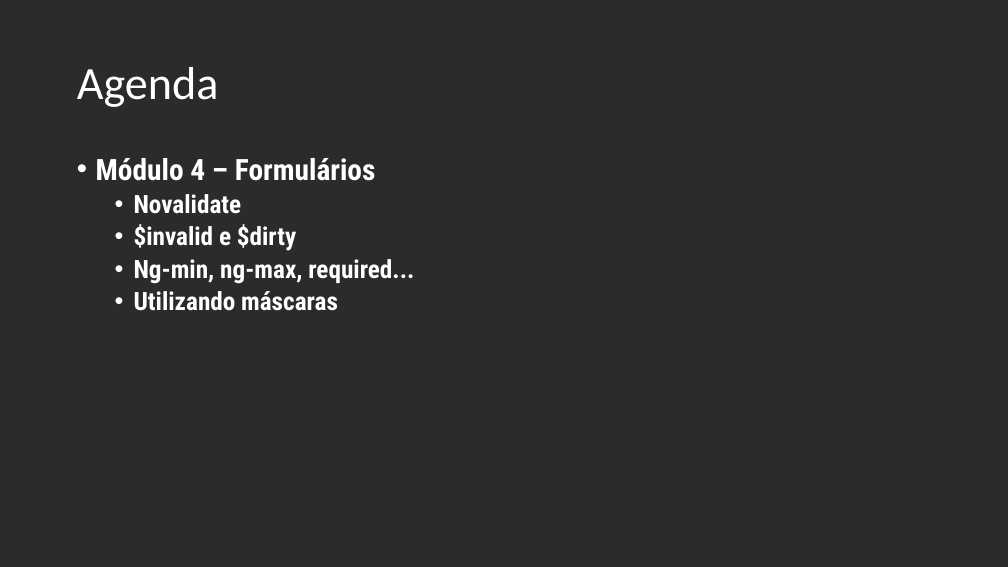
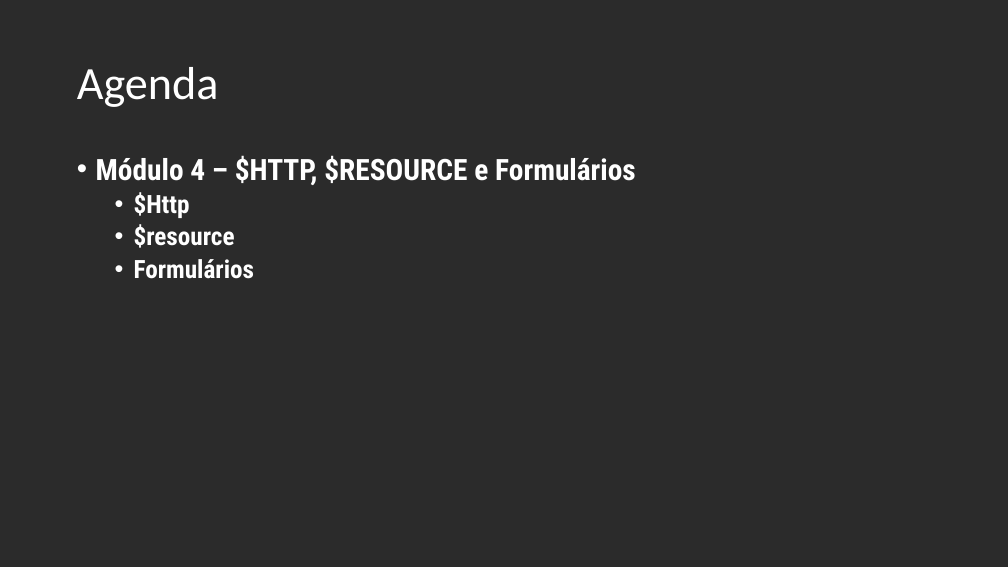
Before and after one commit to andrebaltieri/5500, a slide deck: slide 7 of Apresentações/Modulo 1/M01A01.pptx. Drawn at 1008x567 pixels with LibreOffice and Linux fonts; fonts in the diff are those of the drawing; background and template pictures are left out; a plain dark background stands for a picture behind light text. Boxes give left, top, right and bottom in pixels: in the first picture for what was removed or moved away, otherwise in the second. Text is boxed around its words. In the diff, an @@ line names an element or a change of style, - is before the commit and + after.

```diff
--- a/Apresentações/Modulo 1/M01A01.pptx
+++ b/Apresentações/Modulo 1/M01A01.pptx
@@ text "Módulo 4 – $HTTP, $RESOURCE ..." at [96,155,636,279]: columns 2 to 1 @@
@@ text at [96,155,636,279]: text changed; size 24 to 28 pt @@
-• Módulo 4 – Formulários
-  • Novalidate
-  • $invalid e $dirty
-  • Ng-min, ng-max, required...
-  • Utilizando máscaras
+• Módulo 4 – $HTTP, $RESOURCE e Formulários
+  • $Http
+  • $resource
+  • Formulários
```
Also in this commit, not shown: 5 other slides changed, 2 slides added, 38 other files.
